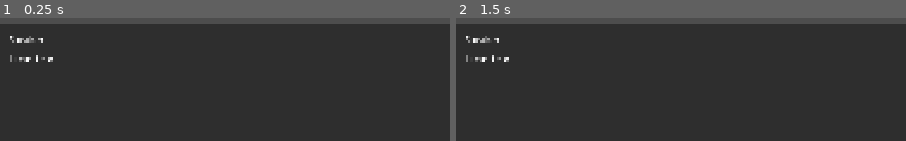
Above: before the commit, frames 1-2 (left to right).
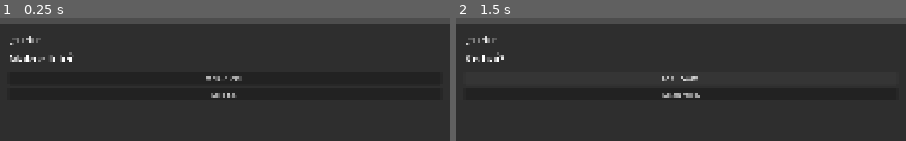
Above: after the commit, the same moments.

Repository: stackmochris/tongan-wedding-scroller
Game: Godot game, scene res://scenes/main.tscn
Same seed, same stepped clock (60 frames per second), same inputs: the game is played once before the commit and once after it.
Inputs (mouse positions are in pixels of both pictures, inside the frame that each line leads up to):
- Up to frame 1 (0.25 s): no input
- Up to frame 2 (1.5 s): click (681, 78) at 0.5 s, where only the run after the commit has a clickable "Malo e lelei."; click (681, 78) at 1.25 s, where only the run after the commit has a clickable "Ko au Sione."

The runs differ from the first frame. In frame 1, 1.0% of the frame differs, in the area x 2-54%, y 14-66%; in frame 2, 1.1%, in the area x 2-55%, y 14-66%.
Error before the commit: Invalid access to property or key 'dialogue_started' on a base object of type 'Node (dialogue_manager.gd)'. (res://scripts/main.gd:11)

Commit message:
Add dialogue_started signal

Diff:
--- a/scripts/autoload/dialogue_manager.gd
+++ b/scripts/autoload/dialogue_manager.gd
@@ -1,5 +1,6 @@
 extends Node
 
+signal dialogue_started(node: Dictionary)
 signal dialogue_finished
 
 var current_node: Dictionary = {}
@@ -17,7 +18,7 @@
 func start_node(node_id: String) -> void:
 	if dialogue_data.has(node_id):
 		current_node = dialogue_data[node_id]
-		# TODO: emit to UI
+		dialogue_started.emit(current_node)
 		print("Starting node: ", node_id)
 
 func choose(index: int) -> void:
